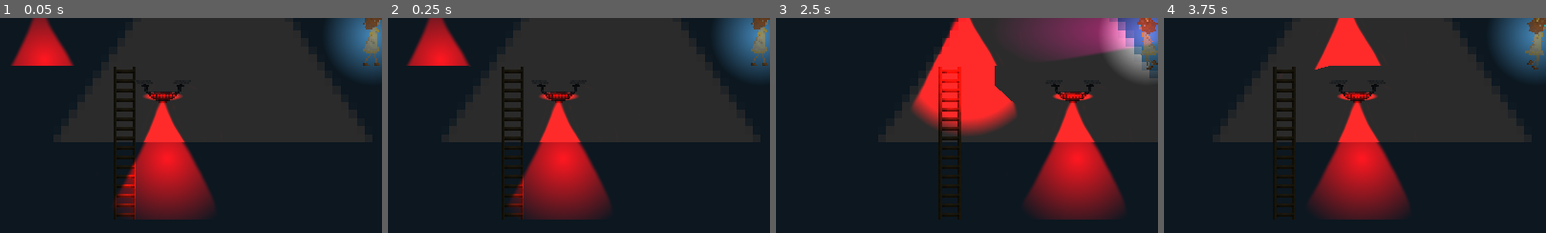
Above: before the commit, frames 1-4 (left to right).
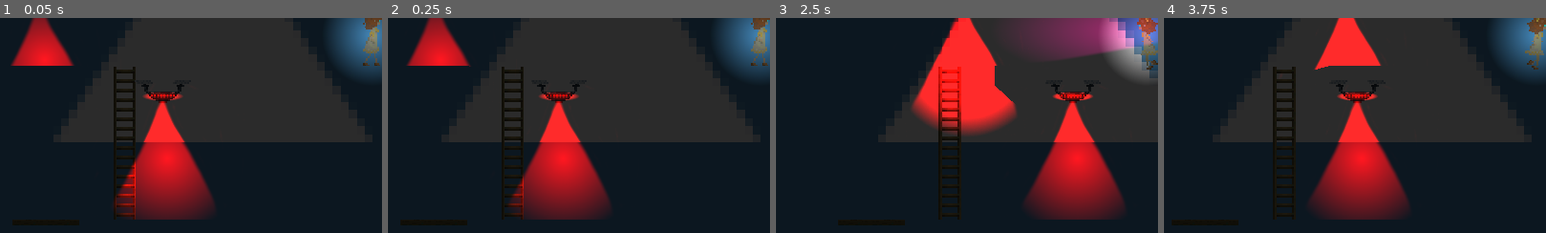
Above: after the commit, the same moments.

Repository: Punniz/Mistrust
Game: Godot game, scene res://world.tscn
Same seed, same stepped clock (60 frames per second), same inputs: the game is played once before the commit and once after it. The engine's default icon, where the game draws it, is replaced by a stand-in: a white triangle on a blue panel in a dark square.
Inputs:
- Up to frame 1 (0.05 s): no input
- Up to frame 2 (0.25 s): no input
- Up to frame 3 (2.5 s): tap Enter at 0.5 s; hold Space (interact) 0.53-1.28 s; hold D (move_right) 0.53-2.03 s; tap W (move_up) at 0.77, 1.52 s; tap Space (interact) at 1.35 s; hold A (move_left) from 2.03 s (still down); hold Space (interact) from 2.03 s (still down)
- Up to frame 4 (3.75 s): release A (move_left) at 2.78 s; release Space (interact) at 2.78 s; hold D (move_right) from 2.78 s (still down); tap Space (interact) at 2.85 s; tap W (move_up) at 3.02 s; hold Space (interact) from 3.53 s (still down)
The pictures show only the part of the screen within x 1-51%, y 46-96%; the shares and areas given below are measured in that part.

The runs differ from the first frame. In frame 1, 0.3% of the frame differs, in the area x 3-21%, y 93-97%; in frame 2, 0.3%; in frame 3, 0.3%; in frame 4, 0.3%.

Commit message:
Added environment, foreground, background files

Diff:
--- a/world.tscn
+++ b/world.tscn
@@ -1,9 +1,10 @@
-[gd_scene load_steps=22 format=3 uid="uid://b5s1myf1gwty8"]
+[gd_scene load_steps=23 format=3 uid="uid://b5s1myf1gwty8"]
 
 [ext_resource type="PackedScene" uid="uid://bfu2peuf5fcxb" path="res://scenes/player.tscn" id="1_lr41f"]
 [ext_resource type="Texture2D" uid="uid://cjafqd3bsqiah" path="res://miscellaneous/icon.svg" id="1_sp1jv"]
 [ext_resource type="PackedScene" uid="uid://2en76f76byyg" path="res://scenes/climbable.tscn" id="2_5y4qr"]
 [ext_resource type="Texture2D" uid="uid://cqnl825my2gq7" path="res://assets/environment/ladder_tall.png" id="2_junlc"]
+[ext_resource type="Texture2D" uid="uid://btxhcg0h5rj7k" path="res://assets/environment/wood_floor.png" id="3_u0onr"]
 [ext_resource type="PackedScene" uid="uid://bcdm5gabpcat0" path="res://scenes/enemies/drone.tscn" id="5_0vjn5"]
 [ext_resource type="PackedScene" uid="uid://c727h0gut6sfm" path="res://scenes/enemies/ground_scout.tscn" id="6_a4241"]
 [ext_resource type="AudioStream" uid="uid://c1udxmfm4t06d" path="res://assets/audio/forest_ambience.ogg" id="6_jttl5"]
@@ -98,6 +99,10 @@
 [node name="LightOccluder2D" type="LightOccluder2D" parent="Floors/Floor"]
 occluder = SubResource("OccluderPolygon2D_nmv5l")
 
+[node name="Sprite2D" type="Sprite2D" parent="Floors/Floor"]
+position = Vector2(93, -33)
+texture = ExtResource("3_u0onr")
+
 [node name="Floor2" type="StaticBody2D" parent="Floors"]
 position = Vector2(0, 324)
 collision_mask = 0
@@ -201,3 +206,21 @@
 visible = false
 
 [node name="PauseMenu" parent="UI" instance=ExtResource("7_2khjy")]
+
+[node name="Parallax" type="Node" parent="."]
+
+[node name="CanvasLayer" type="CanvasLayer" parent="Parallax"]
+
+[node name="-3" type="CanvasLayer" parent="Parallax"]
+
+[node name="-2" type="CanvasLayer" parent="Parallax"]
+
+[node name="-1" type="CanvasLayer" parent="Parallax"]
+
+[node name="0" type="CanvasLayer" parent="Parallax"]
+
+[node name="1" type="CanvasLayer" parent="Parallax"]
+
+[node name="2" type="CanvasLayer" parent="Parallax"]
+
+[node name="3" type="CanvasLayer" parent="Parallax"]
Binary file added: assets/background/SideBorders.png
Not shown, added: assets/background/SideBorders.png.import
Binary file added: assets/background/black_tree1.png
Not shown, added: assets/background/black_tree1.png.import
Binary file added: assets/background/black_tree2.png
Not shown, added: assets/background/black_tree2.png.import
Binary file added: assets/background/black_tree3.png
Not shown, added: assets/background/black_tree3.png.import
Binary file added: assets/background/full_tree1.png
Not shown, added: assets/background/full_tree1.png.import
Binary file added: assets/background/full_tree2.png
Not shown, added: assets/background/full_tree2.png.import
(and 40 more such lines)
